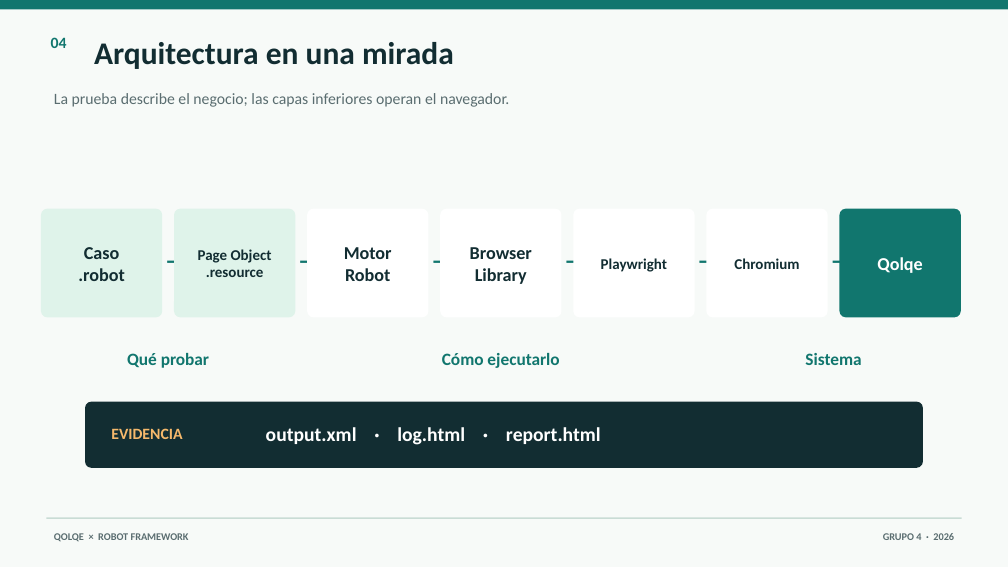
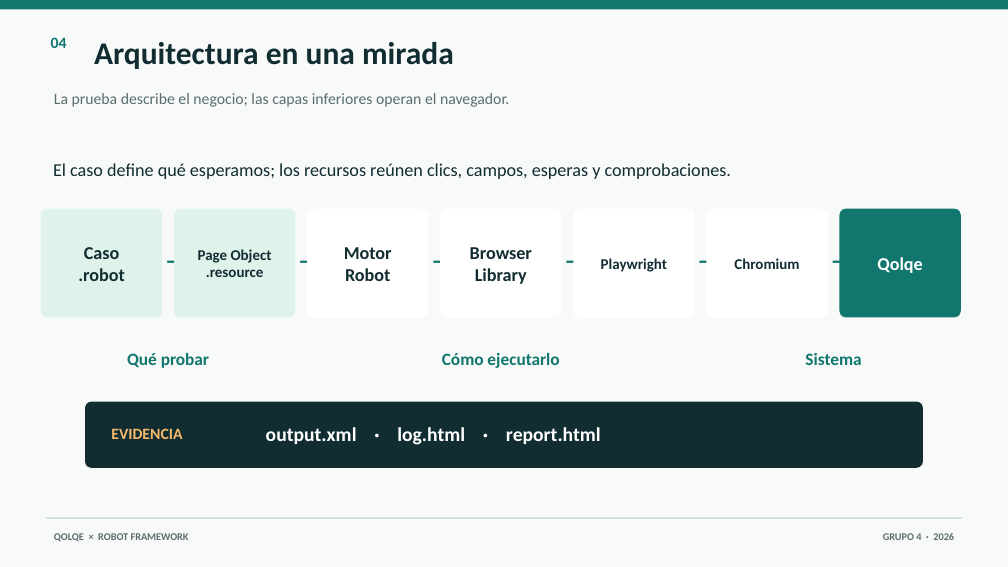
Before and after one commit to Joharjbe/qolqe-wallet, a slide deck: slide 4 of docs/Presentacion_Robot_Framework_G4_visual.pptx. Drawn at 1008x567 pixels with LibreOffice and Linux fonts; fonts in the diff are those of the drawing. Boxes give left, top, right and bottom in pixels: in the first picture for what was removed or moved away, otherwise in the second. Text is boxed around its words. In the diff, an @@ line names an element or a change of style, - is before the commit and + after.

Commit message:
Align visible slide text with presentation script

```diff
--- a/docs/Presentacion_Robot_Framework_G4_visual.pptx
+++ b/docs/Presentacion_Robot_Framework_G4_visual.pptx
@@ text added at box(53, 163, 731, 179), 17.2 pt, text #122D32 @@
+El caso define qué esperamos; los recursos reúnen clics, campos, esperas y comprobaciones.
```
Also in this commit, not shown: 9 other slides changed, 1 other file.
